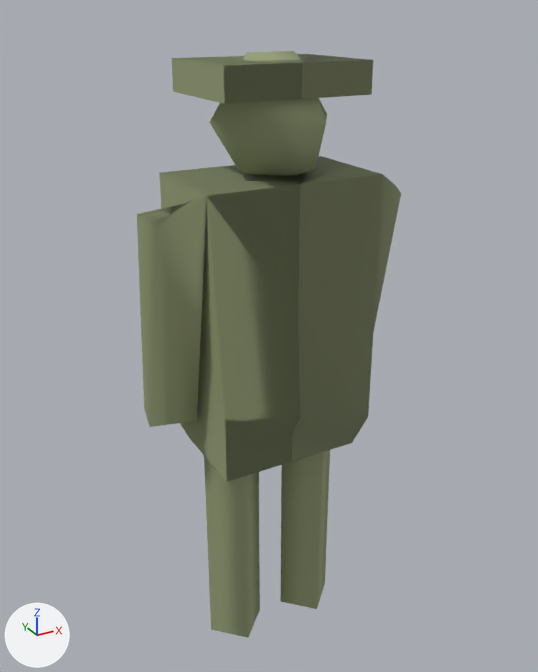
The glTF model assets/models/units/trooper_us.lod2.glb: old version first, new version second.
Camera for both pictures: a camera (50 mm lens) standing at (-0.945, -1.709, 1.853) and looking at (0.008, 0.022, 0.988). Lighting does not change. The marker at lower left points along +X, +Y and +Z. The older version comes first.
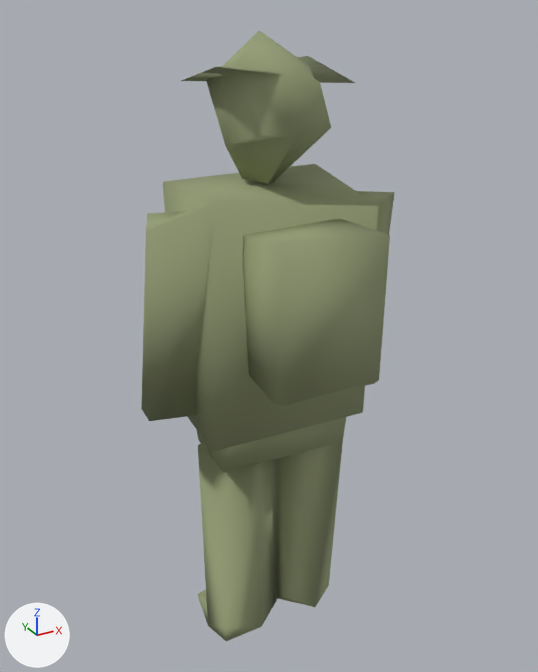
Location of each change, (x1, y1, x2, y2) in pixels of the pictures (538 x 672 px):
'Mesh_0', reshaped: before (137, 51, 401, 638); after (141, 31, 395, 641)
part 1 of me_mesh_0, rebuilt (46% taller): before (137, 156, 401, 482); after (141, 164, 395, 641)
part 2 of me_mesh_0, rebuilt (22% taller): before (209, 51, 327, 176); after (206, 31, 331, 184)
part 3 of me_mesh_0, deleted: before (280, 450, 330, 609)
part 4 of me_mesh_0, deleted: before (204, 454, 260, 638)
part 5 of me_mesh_0, cut back: before (172, 54, 373, 104); after (181, 56, 355, 83)
part 6 of me_mesh_0, added: after (243, 219, 390, 405)

Patch to the scene script:
```diff
--- a/assets/models/units/trooper_us.lod2.glb.py
+++ b/assets/models/units/trooper_us.lod2.glb.py
@@ me_mesh_0 @@
 # used by ob_mesh_0; location = (0.0, 0.0, 0.0)
-me_mesh_0.from_pydata(...)  # 65 vertices, 114 faces; spans x -0.37..0.38, y -0.16..0.16, z 0.0..1.76
+me_mesh_0.from_pydata(...)  # 97 vertices, 194 faces; spans x -0.37..0.38, y -0.33..0.28, z -0.03..1.81
+# me_mesh_0 part 1: the loose piece of 23 vertices spanning x -0.37..0.38, y -0.15..0.15, z 0.65..1.46 is rebuilt with 55 vertices and now spans x -0.37..0.38, y -0.15..0.15, z -0.03..1.44
+# me_mesh_0 part 2: the loose piece of 18 vertices spanning x -0.17..0.17, y -0.16..0.16, z 1.44..1.76 is rebuilt with 19 vertices and now spans x -0.14..0.15, y -0.15..0.15, z 1.43..1.81
+# me_mesh_0 part 3: the loose piece of 8 vertices spanning x 0.04..0.22, y -0.09..0.09, z 0.0..0.7 is deleted
+# me_mesh_0 part 4: the loose piece of 8 vertices spanning x -0.22..-0.04, y -0.09..0.09, z 0.0..0.7 is deleted
+# me_mesh_0 part 5
+# 7 vertices are removed from x -0.2..0.2, y -0.15..0.15, z 1.66..1.74
+# 12 faces are deleted
+# 3 vertices are added at (-0.2, -0.11, 1.74), (-0.18, 0.15, 1.69), (0.18, -0.11, 1.69)
+# 4 new faces join them
+# me_mesh_0 part 6
+# 19 vertices are added at x -0.19..0.19, y -0.33..0.28, z 0.95..1.37
+# 30 new faces join them
 me_mesh_0.materials.append(mat_trooper_us)
```
